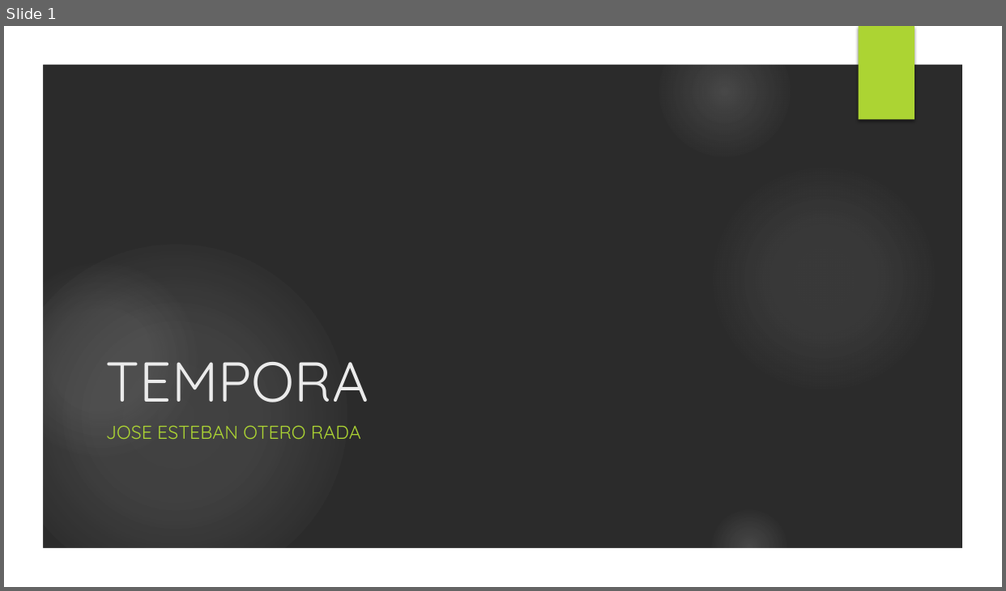
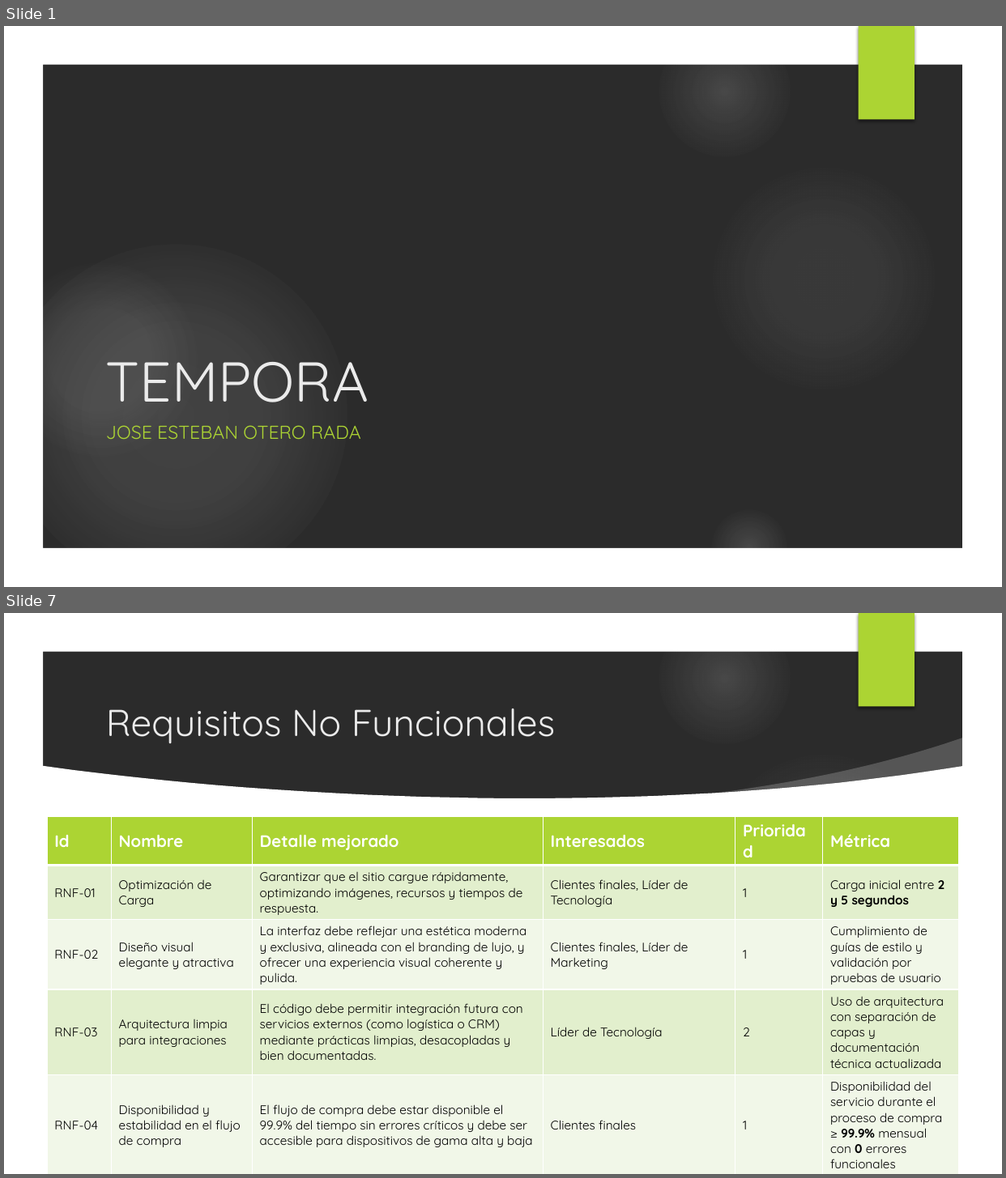
Before and after one commit to Jucer74/SoftwareArchitecture, a slide deck: Project/Context/tempora.context.pptx. Shown one above the other, each under a label of ours: slide 1 before the commit, slides 1 and 7 after it; the slides between them are not shown. The pictures are 1006x591 and 1006x1178 pixels, drawn with LibreOffice and Linux fonts; fonts in the diff are those of the drawing; background and template pictures are left out; a plain dark background stands for a picture behind light text. Boxes give left, top, right and bottom in pixels: in the first picture for what was removed or moved away, otherwise in the second. Text is boxed around its words. In the diff, an @@ line names an element or a change of style, - is before the commit and + after.

Commit message:
Primera Entrega

```diff
--- a/Project/Context/tempora.context.pptx
+++ b/Project/Context/tempora.context.pptx
@@ slide 7 added at (x1=4, y1=613, x2=1002, y2=1174), background picture (left out); not listed: 7 template elements that a slide beside it also shows @@
@@ title added at (x1=106, y1=709, x2=556, y2=743), 36 pt, text #EBEBEB @@
+Requisitos No Funcionales
@@ freeform shape added at (x1=698, y1=738, x2=971, y2=820), fill #FFFFFF at 20% opacity @@
@@ freeform shape added at (x1=41, y1=766, x2=965, y2=1137), fill #FFFFFF @@
@@ table added at (x1=47, y1=816, x2=959, y2=1172), 5 rows, 6 columns @@
+Id | Nombre | Detalle mejorado | Interesados | Prioridad | Métrica
+RNF-01 | Optimización de Carga | Garantizar que el sitio cargue rápidamente, optimizando imágenes, recursos y tiempos de respuesta. | Clientes finales, Líder de Tecnología | 1 | Carga inicial entre 2 y 5 segundos
+RNF-02 | Diseño visual elegante y atractiva | La interfaz debe reflejar una estética moderna y exclusiva, alineada con el branding de lujo, y ofrecer una experiencia visual coherente y pulida. | Clientes finales, Líder de Marketing | 1 | Cumplimiento de guías de estilo y validación por pruebas de usuario
+RNF-03 | Arquitectura limpia para integraciones | El código debe permitir integración futura con servicios externos (como logística o CRM) mediante prácticas limpias, desacopladas y bien documentadas. | Líder de Tecnología | 2 | Uso de arquitectura con separación de capas y documentación técnica actualizada
+RNF-04 | Disponibilidad y estabilidad en el flujo de compra | El flujo de compra debe estar disponible el 99.9% del tiempo sin errores críticos y debe ser accesible para dispositivos de gama alta y baja | Clientes finales | 1 | Disponibilidad del servicio durante el proceso de compra ≥ 99.9% mensual con 0 errores funcionales
```
Also in this commit, not shown: 2 slides changed, 6 other slides added.
